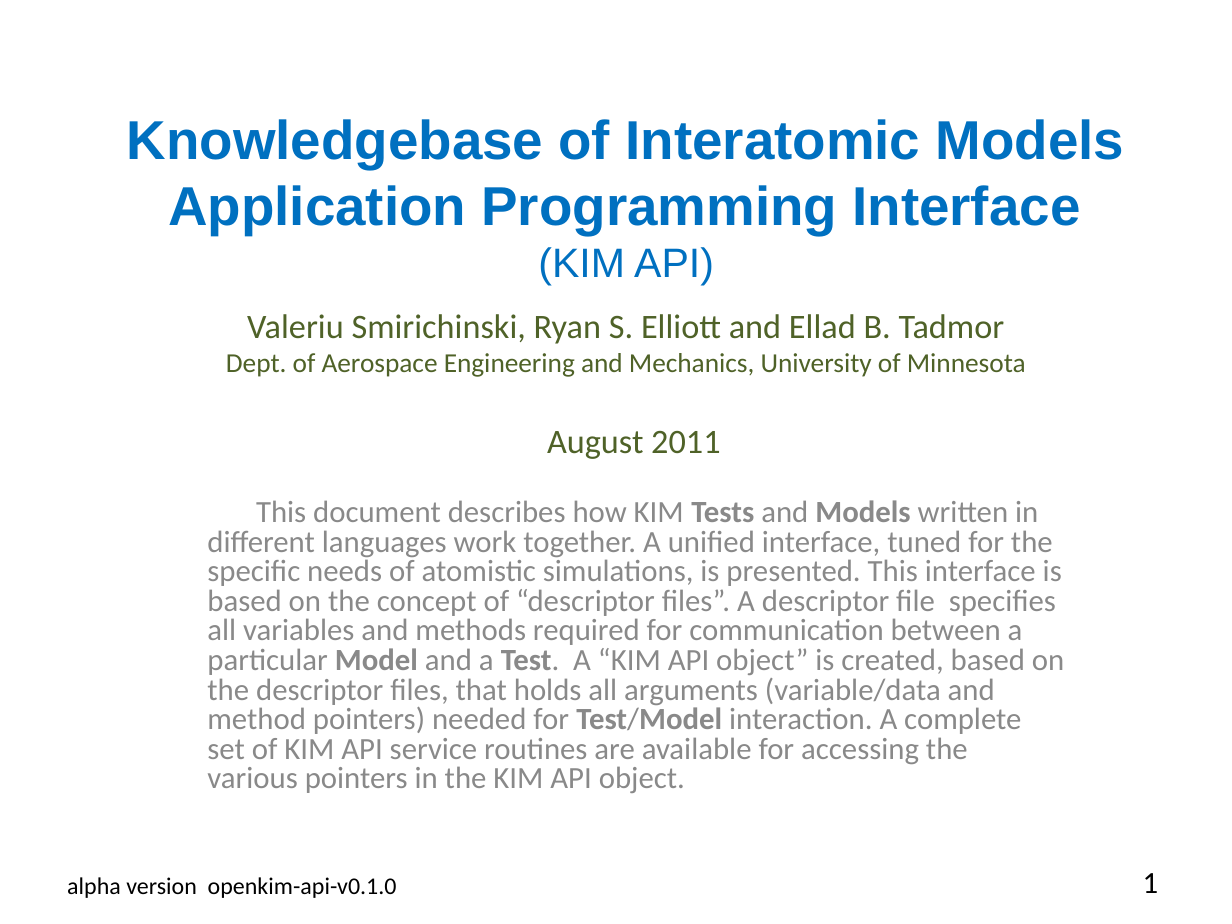
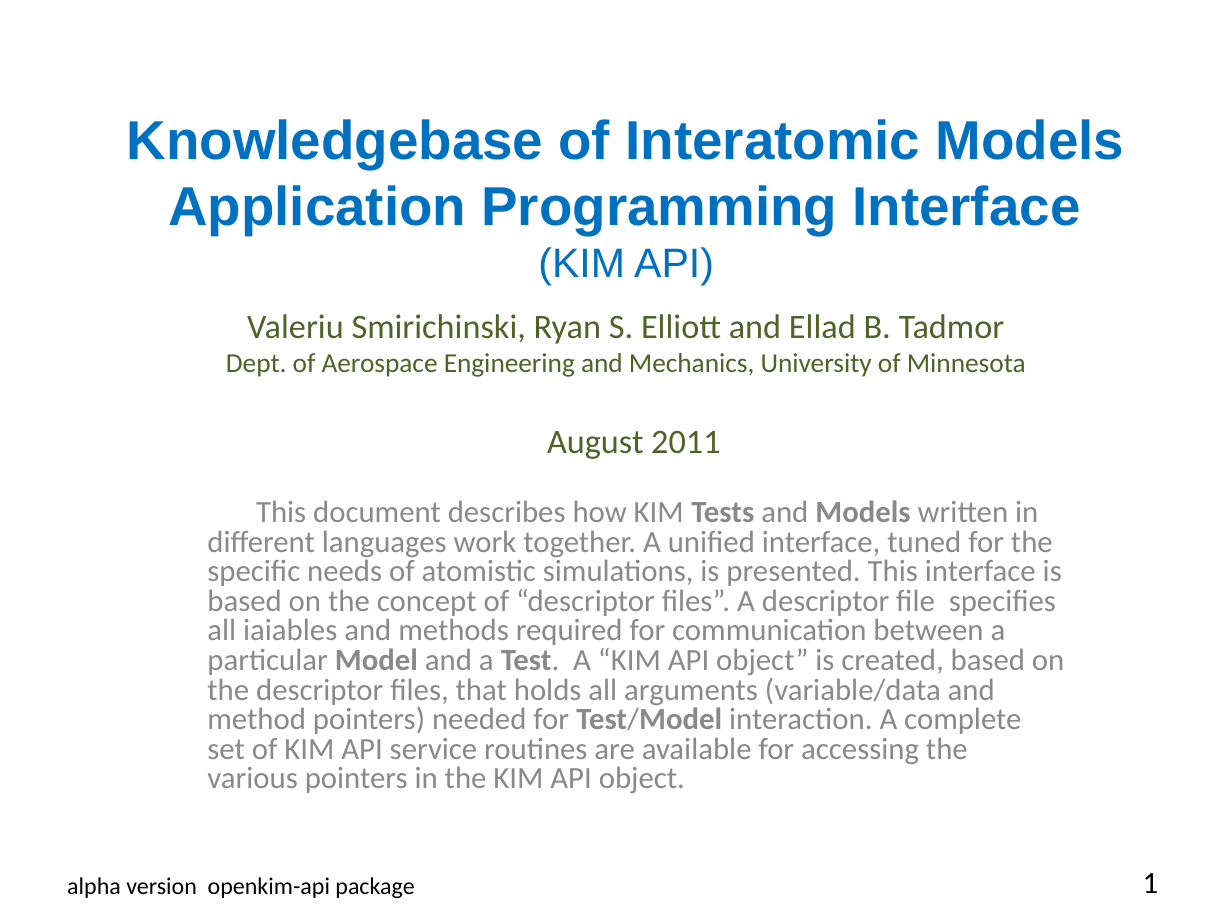
Before and after one commit to openkim/kim-api, a slide deck: slide 1 of DOCs/openkim-api-introduction.pptx. Drawn at 1232x924 pixels with LibreOffice and Linux fonts; fonts in the diff are those of the drawing. Boxes give left, top, right and bottom in pixels: in the first picture for what was removed or moved away, otherwise in the second. Text is boxed around its words. In the diff, an @@ line names an element or a change of style, - is before the commit and + after.

Commit message:
changes `variable' to `argument' in openkim-api-introduction.*

```diff
--- a/DOCs/openkim-api-introduction.pptx
+++ b/DOCs/openkim-api-introduction.pptx
@@ subtitle at bbox=[207, 500, 1064, 793]: text changed @@
-This document describes how KIM Tests and Models written in different languages work together. A unified interface, tuned for the specific needs of atomistic simulations, is presented. This interface is based on the concept of “descriptor files”. A descriptor file specifies all variables and methods required for communication between a particular Model and a Test. A “KIM API object” is created, based on the descriptor files, that holds all arguments (variable/data and method pointers) needed for Test/Model interaction. A complete set of KIM API service routines are available for accessing the various pointers in the KIM API object.
+This document describes how KIM Tests and Models written in different languages work together. A unified interface, tuned for the specific needs of atomistic simulations, is presented. This interface is based on the concept of “descriptor files”. A descriptor file specifies all iaiables and methods required for communication between a particular Model and a Test. A “KIM API object” is created, based on the descriptor files, that holds all arguments (variable/data and method pointers) needed for Test/Model interaction. A complete set of KIM API service routines are available for accessing the various pointers in the KIM API object.
@@ text at bbox=[67, 877, 414, 898]: text changed @@
-alpha version openkim-api-v0.1.0
+alpha version openkim-api package
```
Also in this commit, not shown: 8 other slides changed, 1 other file.
